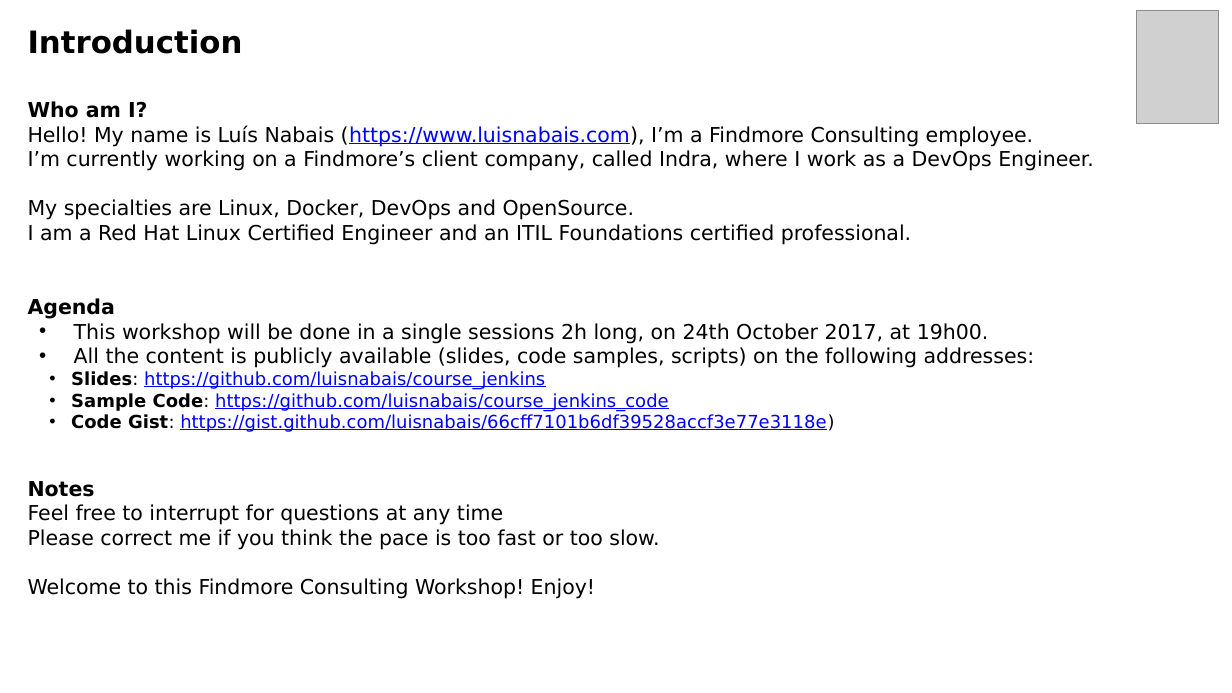
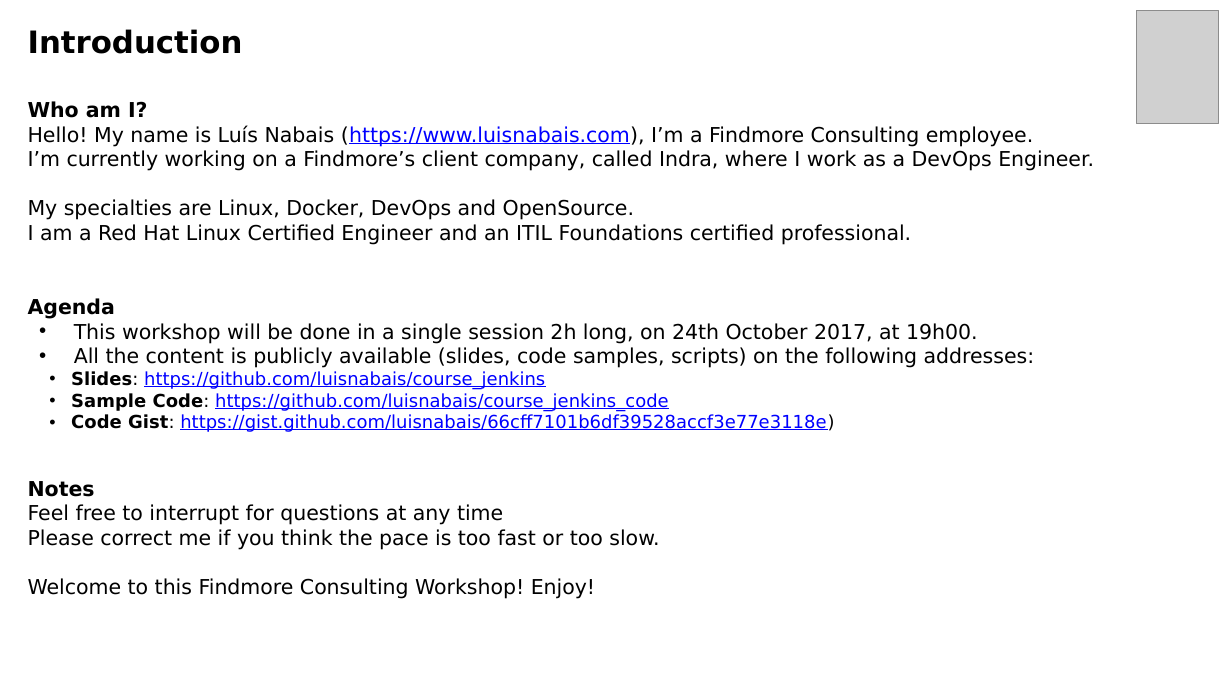
Before and after one commit to luisnabais-courses/course_jenkins, a slide deck: slide 2 of slides/01_fundamentals_course_slides.pptx. Drawn at 1232x693 pixels with LibreOffice and Linux fonts; fonts in the diff are those of the drawing; grey boxes stand for pictures; background and template pictures are left out. Boxes give left, top, right and bottom in pixels: in the first picture for what was removed or moved away, otherwise in the second. Text is boxed around its words. In the diff, an @@ line names an element or a change of style, - is before the commit and + after.

```diff
--- a/slides/01_fundamentals_course_slides.pptx
+++ b/slides/01_fundamentals_course_slides.pptx
@@ text at (74, 323, 978, 344): text changed @@
-• This workshop will be done in a single sessions 2h long, on 24th October 2017, at 19h00.
+• This workshop will be done in a single session 2h long, on 24th October 2017, at 19h00.
```
Also in this commit, not shown: 1 other slide changed, 1 other file.
